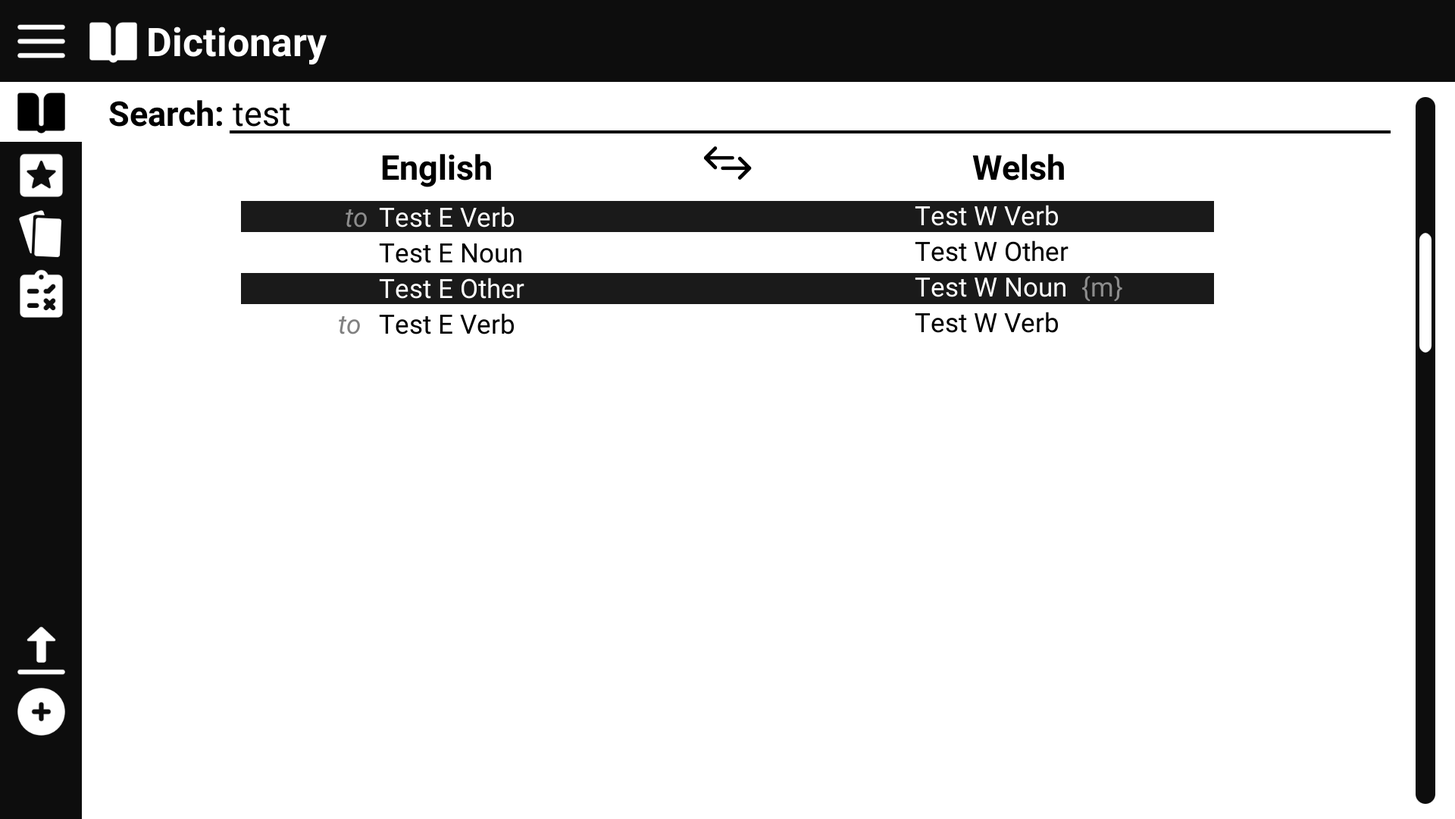
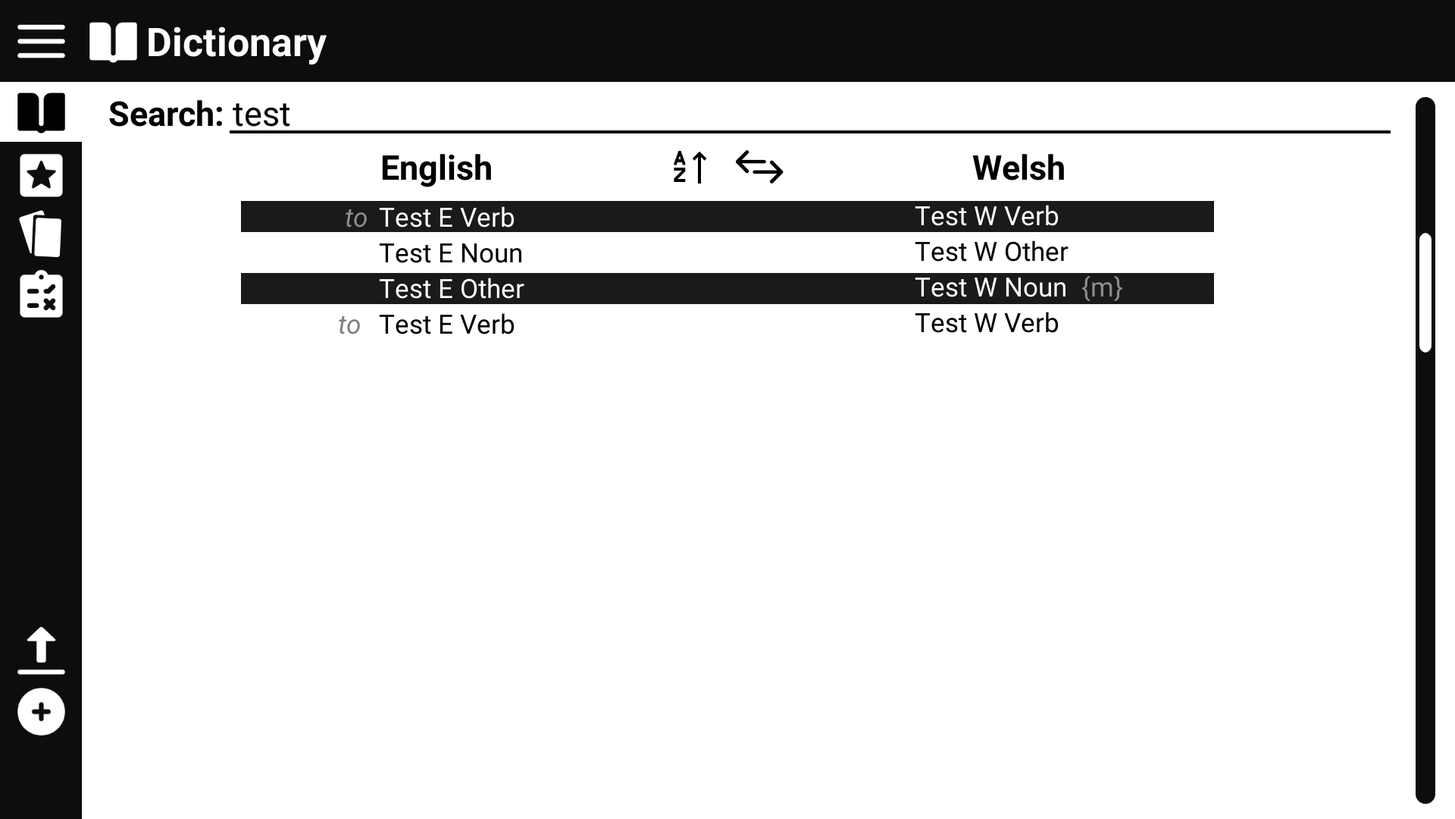
Layer changes from the first 1455 x 819 image to the second:
removed layer "Pasted Layer" over [703, 146, 752, 180]
added layer "Language Swap copy" in group "Content" over [673, 150, 784, 184]
